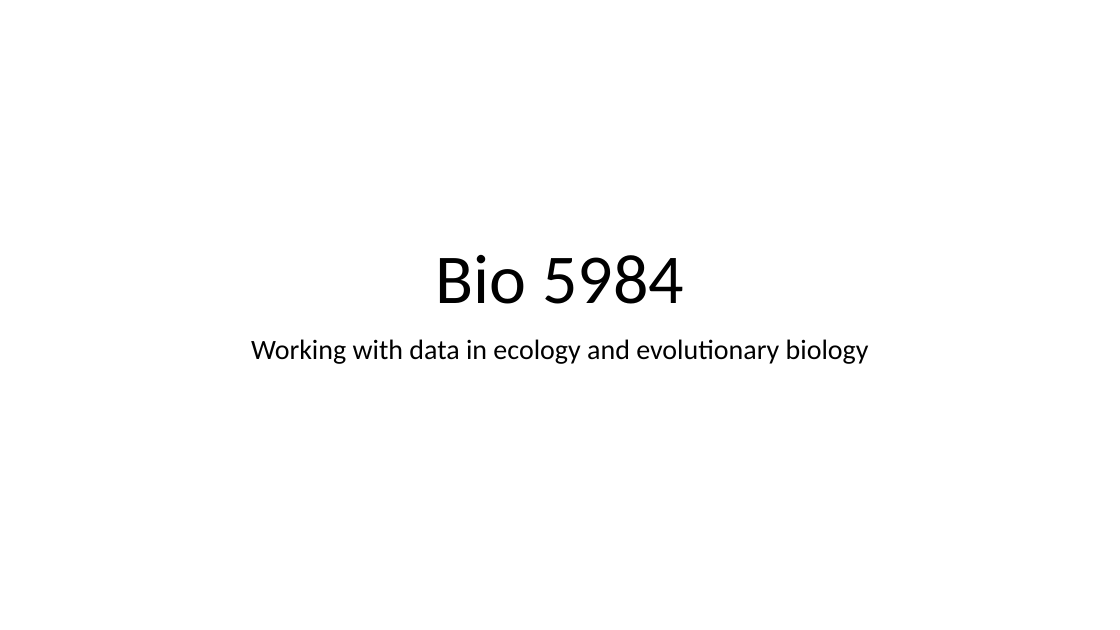
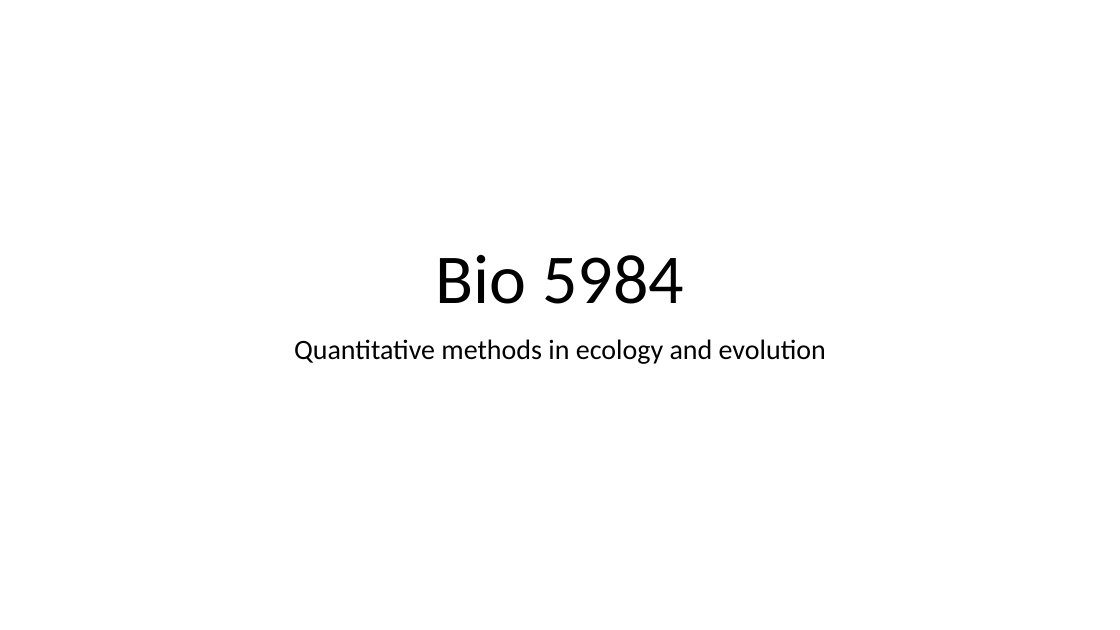
Before and after one commit to VTQuantMethodsEEB/klangwig, a slide deck: slide 1 of lectures/le1_intro_to_R.pptx. Drawn at 1120x630 pixels with LibreOffice and Linux fonts; fonts in the diff are those of the drawing. Boxes give left, top, right and bottom in pixels: in the first picture for what was removed or moved away, otherwise in the second. Text is boxed around its words. In the diff, an @@ line names an element or a change of style, - is before the commit and + after.

```diff
--- a/lectures/le1_intro_to_R.pptx
+++ b/lectures/le1_intro_to_R.pptx
@@ subtitle at (294,339,826,364): text changed @@
-Working with data in ecology and evolutionary biology
+Quantitative methods in ecology and evolution
```
Also in this commit, not shown: 5 other slides changed, 6 slides added, 12 other files.
